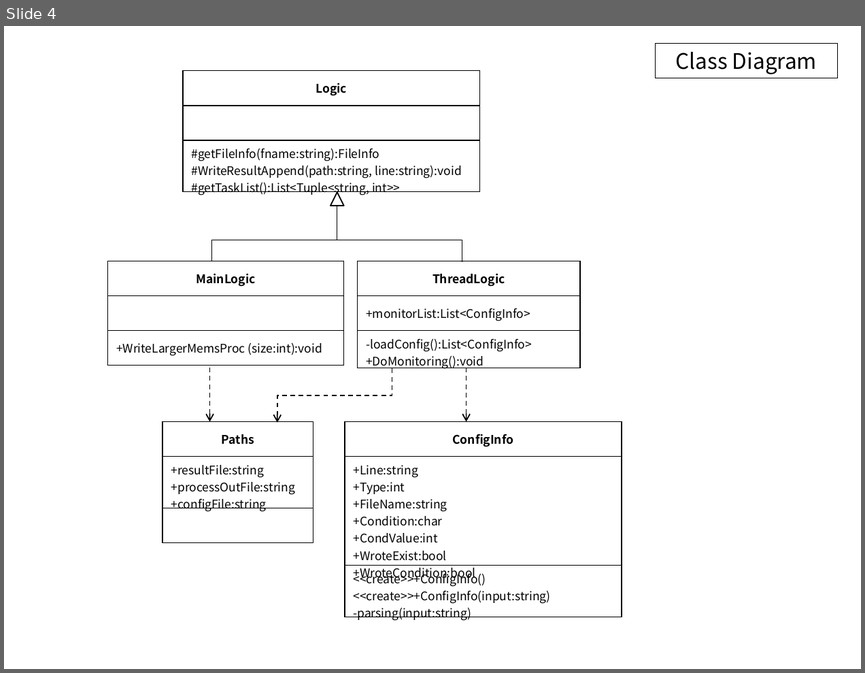
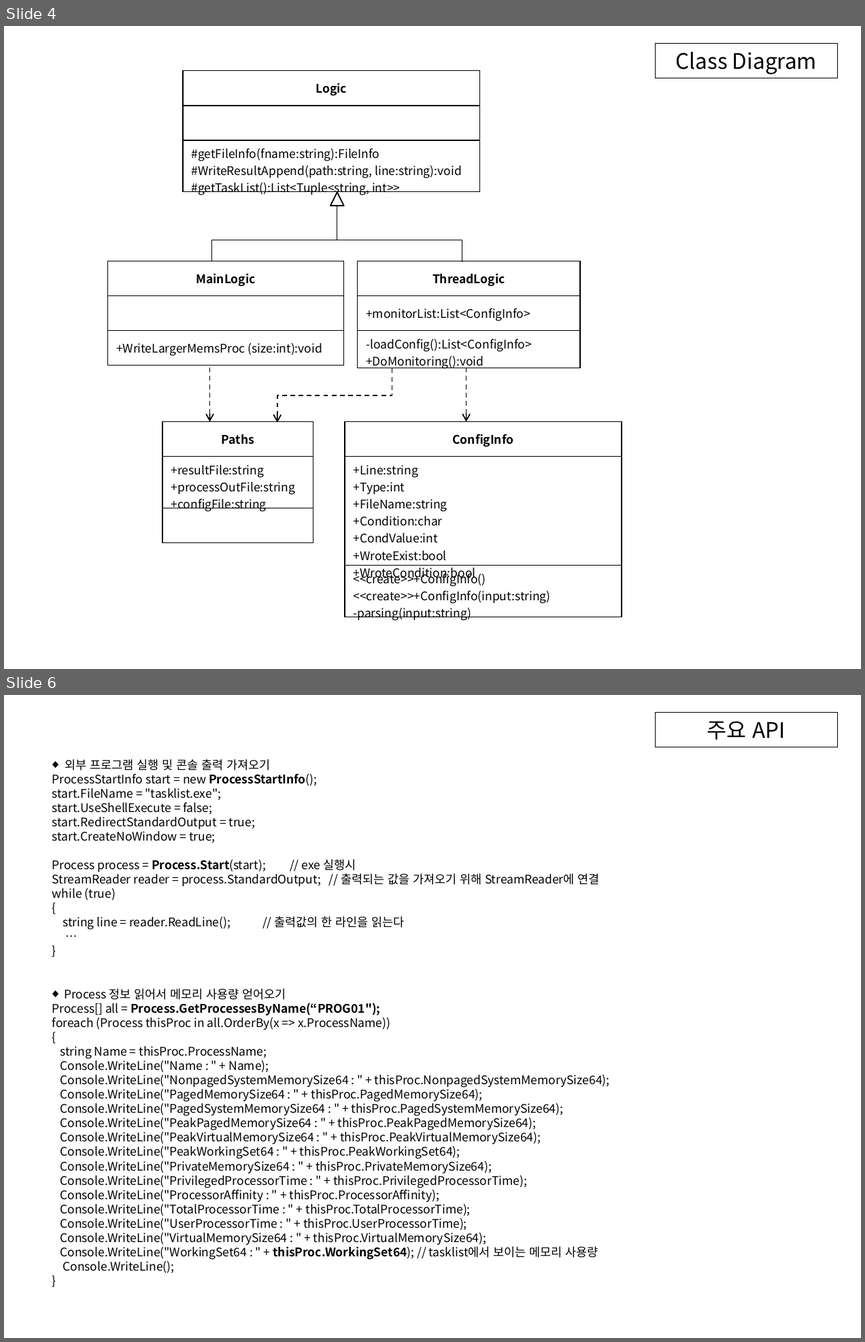
Before and after one commit to ambidext/CS_ConsoleGit, a slide deck: Monitoring/Flowchart.pptx. Shown one above the other, each under a label of ours: slide 4 before the commit, slides 4 and 6 after it; the slides between them are not shown. The pictures are 865x673 and 865x1342 pixels, drawn with LibreOffice and Linux fonts; fonts in the diff are those of the drawing. Boxes give left, top, right and bottom in pixels: in the first picture for what was removed or moved away, otherwise in the second. Text is boxed around its words. In the diff, an @@ line names an element or a change of style, - is before the commit and + after.

```diff
--- a/Monitoring/Flowchart.pptx
+++ b/Monitoring/Flowchart.pptx
@@ slide 6 added at bbox=[4, 695, 861, 1338], background #FFFFFF @@
@@ rectangle added at bbox=[655, 713, 838, 747], outline #000000 0.75 pt, 18 pt, text #000000 @@
+주요 API
@@ text added at bbox=[52, 759, 600, 930], 10 pt, text #000000 @@
+◆ 외부 프로그램 실행 및 콘솔 출력 가져오기
+ProcessStartInfo start = new ProcessStartInfo();
+start.FileName = "tasklist.exe";
+start.UseShellExecute = false;
+start.RedirectStandardOutput = true;
+start.CreateNoWindow = true;
+Process process = Process.Start(start); // exe 실행시
+StreamReader reader = process.StandardOutput; // 출력되는 값을 가져오기 위해 StreamReader에 연결
+while (true)
+{
+string line = reader.ReadLine(); // 출력값의 한 라인을 읽는다
+…
+}
@@ text added at bbox=[52, 988, 610, 1273], 10 pt, text #000000 @@
+◆ Process 정보 읽어서 메모리 사용량 얻어오기
+Process[] all = Process.GetProcessesByName(“PROG01");
+foreach (Process thisProc in all.OrderBy(x => x.ProcessName))
+{
+string Name = thisProc.ProcessName;
+Console.WriteLine("Name : " + Name);
+Console.WriteLine("NonpagedSystemMemorySize64 : " + thisProc.NonpagedSystemMemorySize64);
+Console.WriteLine("PagedMemorySize64 : " + thisProc.PagedMemorySize64);
+Console.WriteLine("PagedSystemMemorySize64 : " + thisProc.PagedSystemMemorySize64);
+Console.WriteLine("PeakPagedMemorySize64 : " + thisProc.PeakPagedMemorySize64);
+Console.WriteLine("PeakVirtualMemorySize64 : " + thisProc.PeakVirtualMemorySize64);
+Console.WriteLine("PeakWorkingSet64 : " + thisProc.PeakWorkingSet64);
+Console.WriteLine("PrivateMemorySize64 : " + thisProc.PrivateMemorySize64);
+Console.WriteLine("PrivilegedProcessorTime : " + thisProc.PrivilegedProcessorTime);
+Console.WriteLine("ProcessorAffinity : " + thisProc.ProcessorAffinity);
+Console.WriteLine("TotalProcessorTime : " + thisProc.TotalProcessorTime);
+Console.WriteLine("UserProcessorTime : " + thisProc.UserProcessorTime);
+Console.WriteLine("VirtualMemorySize64 : " + thisProc.VirtualMemorySize64);
+Console.WriteLine("WorkingSet64 : " + thisProc.WorkingSet64); // tasklist에서 보이는 메모리 사용량
+Console.WriteLine();
+}
```
Also in this commit, not shown: 2 slides changed, 1 other slide added, 1 other file.
